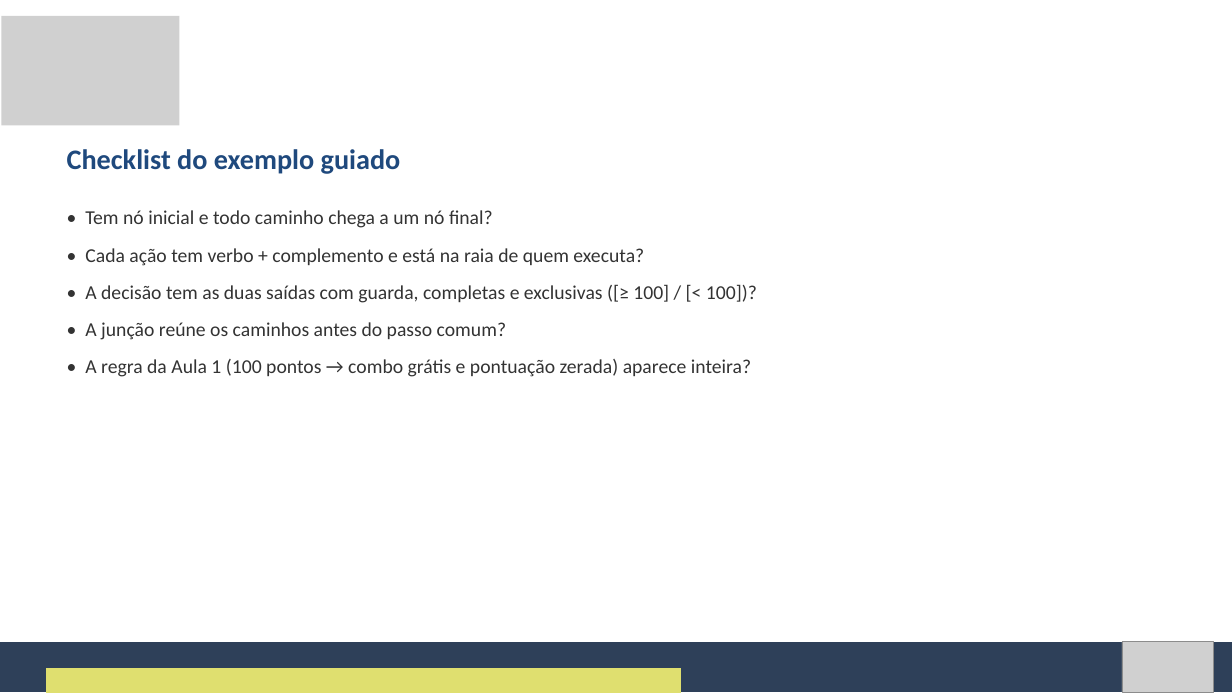
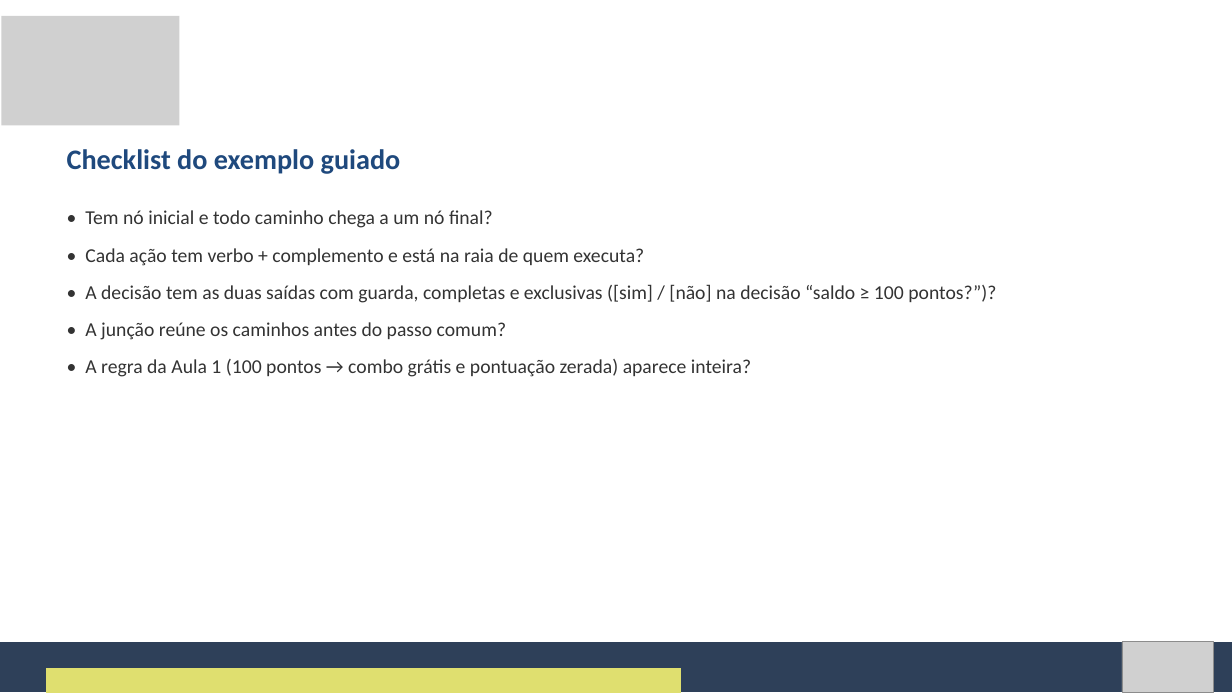
Before and after one commit to Natan20/Curso-Modelagem-De-Sistemas-Material, a slide deck: slide 71 of Aula 07 - 02-10-2026/Aula 7 - Slides.pptx (slide 60 before the commit). Drawn at 1232x693 pixels with LibreOffice and Linux fonts; fonts in the diff are those of the drawing; grey boxes stand for pictures. Boxes give left, top, right and bottom in pixels: in the first picture for what was removed or moved away, otherwise in the second. Text is boxed around its words. In the diff, an @@ line names an element or a change of style, - is before the commit and + after.

```diff
--- a/Aula 07 - 02-10-2026/Aula 7 - Slides.pptx
+++ b/Aula 07 - 02-10-2026/Aula 7 - Slides.pptx
@@ text at [85, 284, 996, 303]: text changed @@
-• A decisão tem as duas saídas com guarda, completas e exclusivas ([≥ 100] / [< 100])?
+• A decisão tem as duas saídas com guarda, completas e exclusivas ([sim] / [não] na decisão “saldo ≥ 100 pontos?”)?
```
Also in this commit, not shown: 18 other slides changed, 15 slides added, 2 other files.
